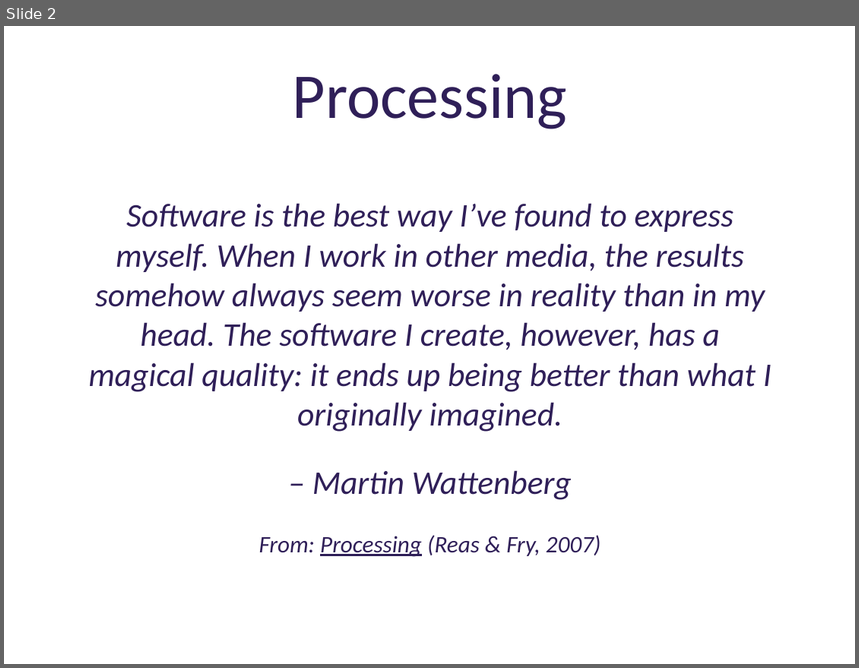
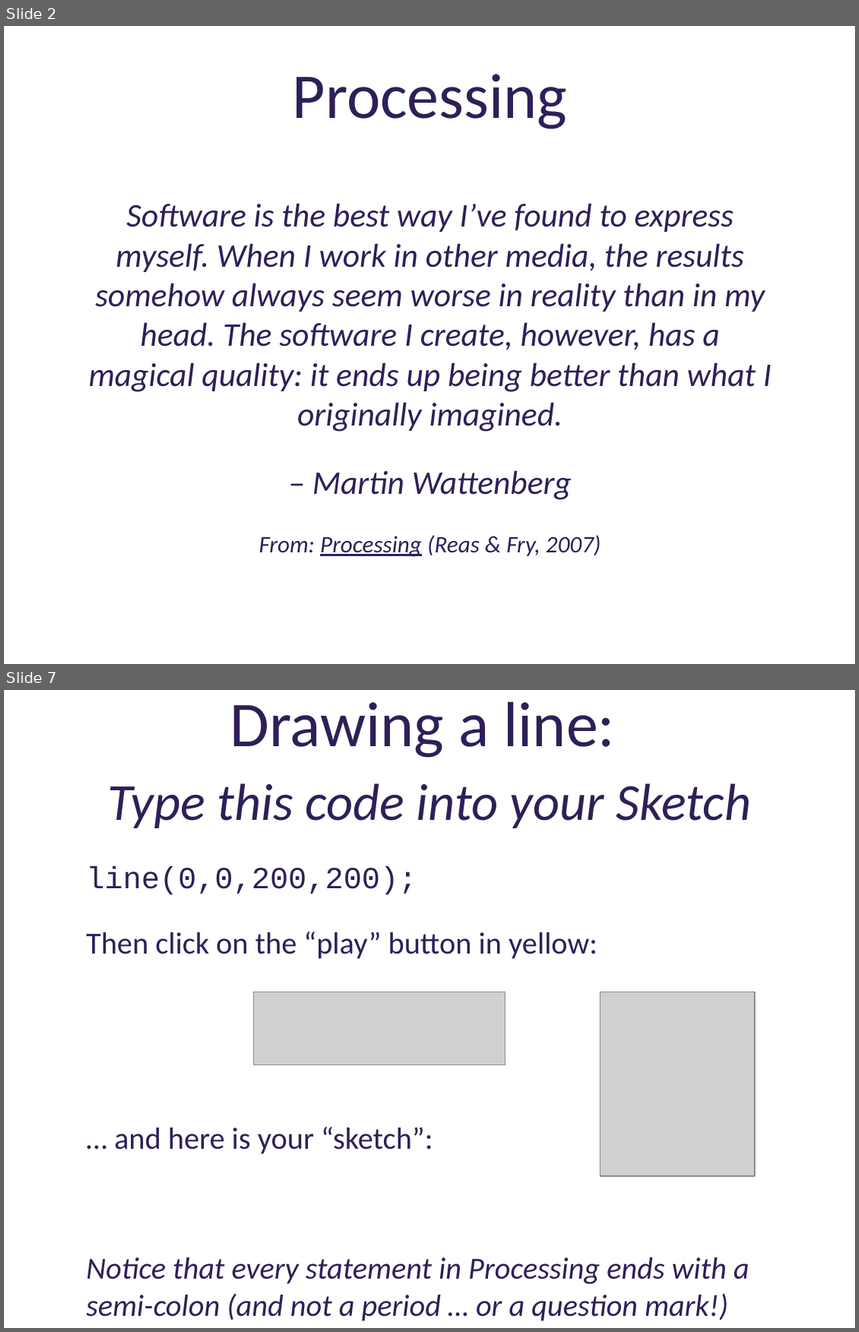
Before and after one commit to deenaengel/TF3_ProcessingSlides, a slide deck: Processing_Presentation_TF3_DE_notes.pptx. Shown one above the other, each under a label of ours: slide 2 before the commit, slides 2 and 7 after it; the slides between them are not shown. The pictures are 859x668 and 859x1332 pixels, drawn with LibreOffice and Linux fonts; fonts in the diff are those of the drawing; grey boxes stand for pictures; background and template pictures are left out. Boxes give left, top, right and bottom in pixels: in the first picture for what was removed or moved away, otherwise in the second. Text is boxed around its words. In the diff, an @@ line names an element or a change of style, - is before the commit and + after.

```diff
--- a/Processing_Presentation_TF3_DE_notes.pptx
+++ b/Processing_Presentation_TF3_DE_notes.pptx
@@ slide 7 added at (4, 690, 855, 1328), background picture (left out) @@
@@ title added at (108, 701, 752, 828), 44 pt, text #2F1F58, italic @@
+Drawing a line:
+Type this code into your Sketch
@@ text added at (86, 866, 750, 1322), 25.9 pt, text #2F1F58, italic @@
+line(0,0,200,200);
+Then click on the “play” button in yellow:
+… and here is your “sketch”:
+Notice that every statement in Processing ends with a semi-colon (and not a period … or a question mark!)
@@ picture added at (253, 992, 506, 1065) @@
@@ picture added at (600, 992, 755, 1177) @@
```
Also in this commit, not shown: 2 slides changed, 15 other slides added, 1 slide removed.
